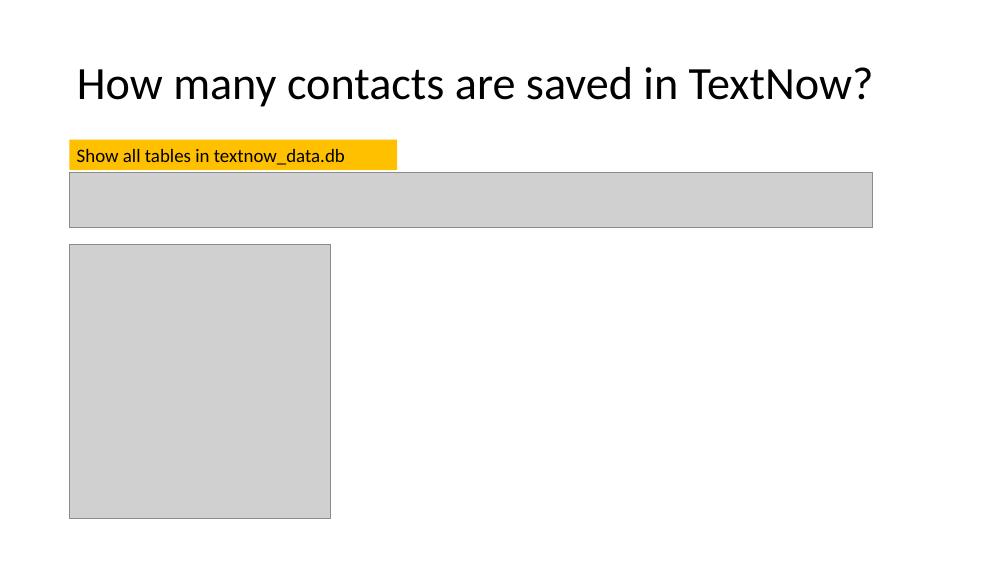
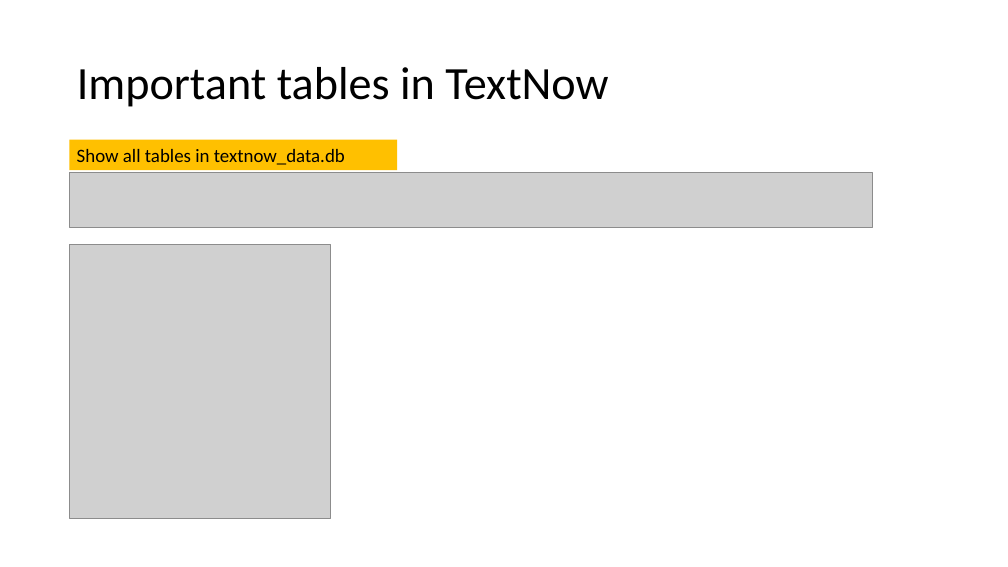
Before and after one commit to frankwxu/digital-forensics-lab, a slide deck: slide 15 of Android10/5_3_2_Third_Party_App_Investigation _textnow.pptx (slide 10 before the commit). Drawn at 1008x567 pixels with LibreOffice and Linux fonts; fonts in the diff are those of the drawing; grey boxes stand for pictures; background and template pictures are left out. Boxes give left, top, right and bottom in pixels: in the first picture for what was removed or moved away, otherwise in the second. Text is boxed around its words. In the diff, an @@ line names an element or a change of style, - is before the commit and + after.

```diff
--- a/Android10/5_3_2_Third_Party_App_Investigation _textnow.pptx
+++ b/Android10/5_3_2_Third_Party_App_Investigation _textnow.pptx
@@ title at [77,67,608,107]: text changed @@
-How many contacts are saved in TextNow?
+Important tables in TextNow
```
Also in this commit, not shown: 9 other slides changed, 7 slides added, 2 slides removed, 2 other files.
